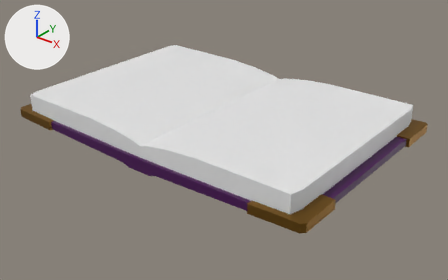
An edit to the Blender file Assets/Models/Book.blend, drawn before and after from the same camera.
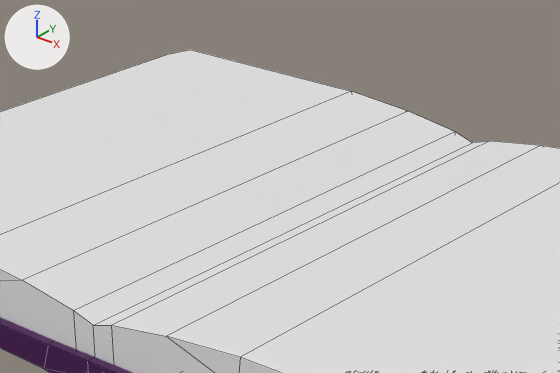
Old and new are each drawn whole from a 50 mm lens placed at (12.92, -15.81, 8.99), pointed at (0.38, -0.13, -0.73) and again close up on the part from 24% to 69% of the width and 10% to 58% of the height. Arrows for +X, +Y and +Z are at upper left; the lights stay in place. The close-ups show mesh edges as thin lines.

Names of what the first close-up shows: 'Book'.
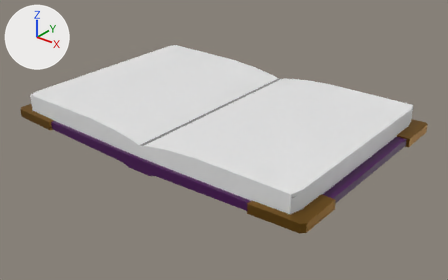
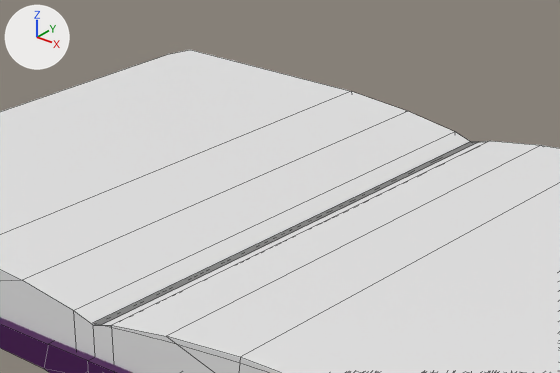
Location of each change, (x1, y1, x2, y2) in pixels of the close-ups (560 x 373 px):
'Plane', shown
    after: (93, 141, 479, 325)

Patch to the scene script:
```diff
--- a/Assets/Models/Book.blend.py
+++ b/Assets/Models/Book.blend.py
@@ mat_paper1 @@
+mat_paper1 = principled_material('Paper1')
+mat_paper1.base_color = (0.214, 0.214, 0.214)  # grey #7f7f7f
@@ me_plane_002 @@
 me_plane_002.from_pydata(...)  # 84 vertices, 41 faces; spans x 0.0..1.49, y 0.0, z -3.85..3.85
+me_plane_002.materials.append(mat_paper1)  # grey #7f7f7f
@@ ob_plane @@
 ob_plane.location = (-0.019, 0.0, 0.374)
-ob_plane.rotation_euler = (1.571, -0.19, 0.0)  # degrees (90, -11, 0)
+ob_plane.rotation_euler = (1.571, -0.137, 0.0000385)  # degrees (90, -7.8, 0)
 ob_plane.scale = (3.8, 3.8, 1.0)
@@ ob_plane @@
 _m = ob_plane.modifiers.new('SimpleDeform', 'SIMPLE_DEFORM')
 _m.deform_axis = 'Z'
-_m.factor = -0.262
-_m.angle = -0.262
-ob_plane.hide_set(True)
+_m.factor = -0.201
+_m.angle = -0.201
```
